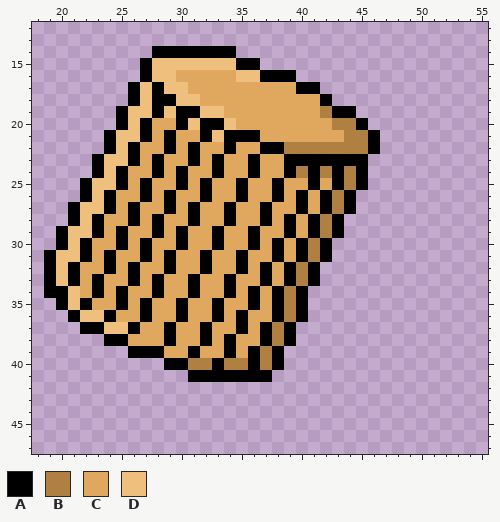
Two versions of one pixel-art sprite, ProjectGameBalapan/Assets/Images/Arena/Arena 1/PilarHancur1.png. The first picture shows the starting point.
The file is 64x64 pixels. Shown: x 18..55, y 12..47.
Palette (. is transparent): A #000000  B #af8041  C #dfa85e  D #efbf7e
Pixels before, first column x 19:
14 .........AAAAAAA............
15 ........ADDDDDDDAA..........
16 ........ADDCCCCCDDAAA.......
17 .......ADADDCCCCCCCCCAA.....
18 .......ADAADDCCCCCCCCCCA....
19 ......ADDADAADDCCCCCCCCBAA..
20 ......ADACCADAADCCCCCCCCBBA.
21 .....ADDACACCADAAACCCCCCCBBA
22 .....ADACCACACCACCAABBBBBBBA
23 ....ADDACACCACACCACCAAAAAAA.
24 ....ADACCACACCACCACCABABABA.
25 ...ADDACACCACACCACCACCACABA.
26 ...ADACCACACCACCACCACACABA..
27 ..ADDACACCACACCACCACCACABA..
28 ..ADACCACACCACCACCACACABA...
29 .ADDACACCACACCACCACCACABA...
30 .ADACCACACCACCACCACACABA....
31 ADDACACCACACCACCACCACABA....
32 ADACCACACCACCACCACACABA.....
33 ADACACCACACCACCACCACABA.....
34 AADCACACCACCACCACACABA......
35 .ADACCACACCACCACCACABA......
36 ..ADDACCACCACCACACCABA......
37 ...AADDACCACCACCACABA.......
38 .....AACCCACCACACCABA.......
39 .......AAACCACCACABA........
40 ..........AABBABBABA........
41 ............AAAAAAA.........
And afterwards:
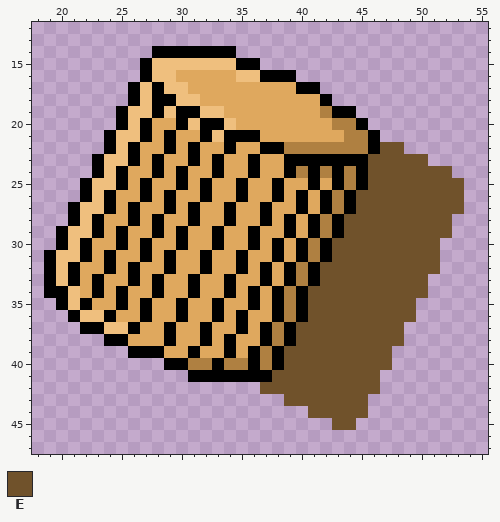
Colours new in this view: E #70522b
Change:
Changed rows in their new state; - is an unchanged pixel.
first column x 37:
22 ----------EE-----
23 ---------EEEEE---
24 ---------EEEEEEE-
25 ---------EEEEEEEE
26 --------EEEEEEEEE
27 --------EEEEEEEEE
28 -------EEEEEEEEE-
29 -------EEEEEEEEE-
30 ------EEEEEEEEE--
31 ------EEEEEEEEE--
32 -----EEEEEEEEEE--
33 -----EEEEEEEEE---
34 ----EEEEEEEEEE---
35 ----EEEEEEEEE----
36 ----EEEEEEEEE----
37 ---EEEEEEEEE-----
38 ---EEEEEEEEE-----
39 --EEEEEEEEE------
40 --EEEEEEEEE------
41 -EEEEEEEEE-------
42 EEEEEEEEEE-------
43 --EEEEEEE--------
44 ----EEEEE--------
45 ------EE---------
Boxes around the changes in both pictures, in picture pixels (x1, y1, x2, y2):
added: (260, 142, 464, 430)
